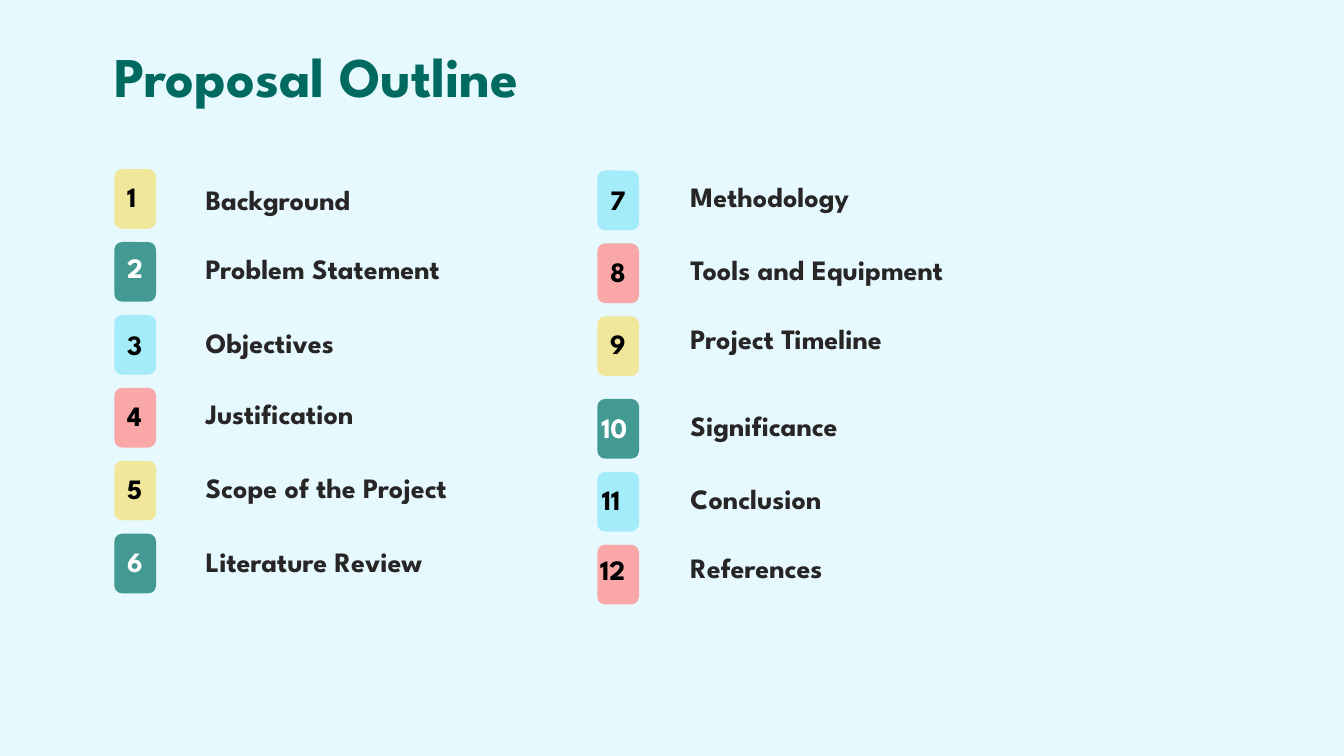
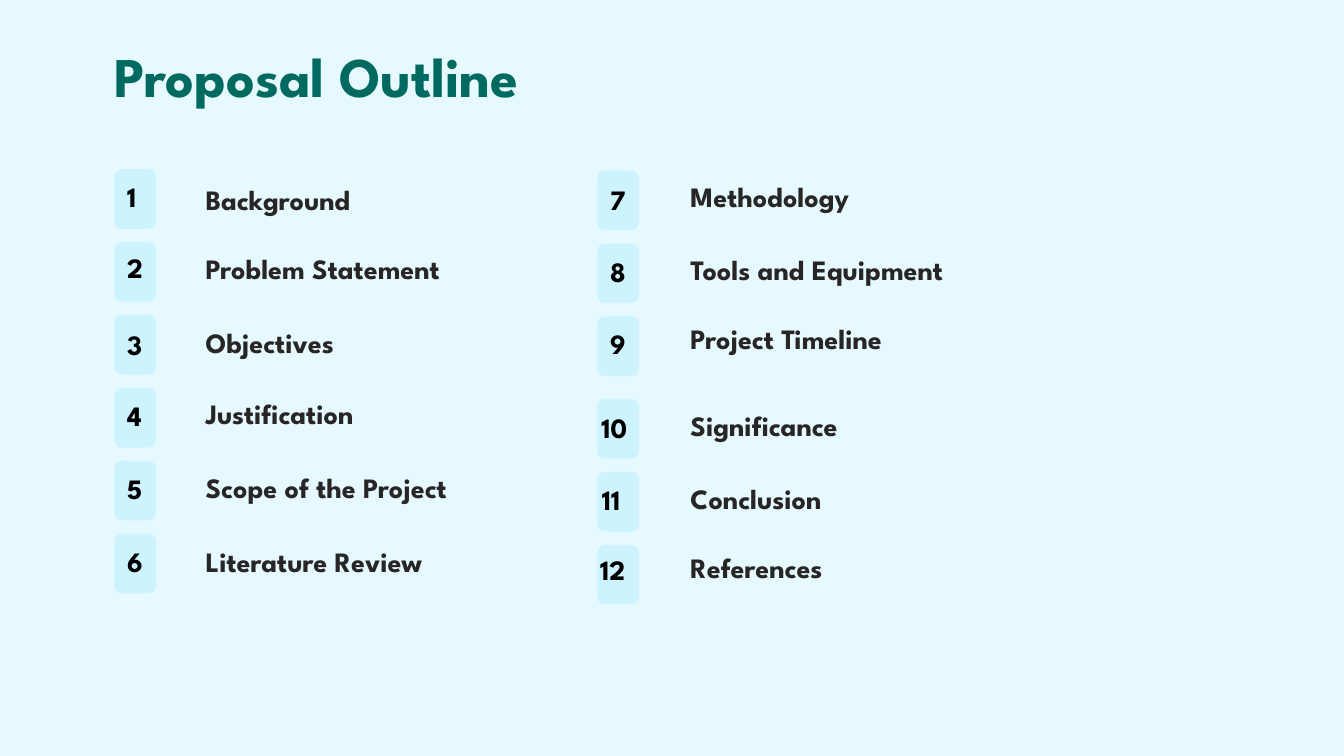
Before and after one commit to sharif-smj/Telecom-engineering-final-year-project, a slide deck: slide 2 of GSM Signal Denoising and Modulation Classification for Rural Uganda.pptx. Drawn at 1344x756 pixels with LibreOffice and Linux fonts; fonts in the diff are those of the drawing. Boxes give left, top, right and bottom in pixels: in the first picture for what was removed or moved away, otherwise in the second. Text is boxed around its words. In the diff, an @@ line names an element or a change of style, - is before the commit and + after.

```diff
--- a/GSM Signal Denoising and Modulation Classification for Rural Uganda.pptx
+++ b/GSM Signal Denoising and Modulation Classification for Rural Uganda.pptx
@@ fill #F1E79A to #CDF3FF in 3 elements at <box>114,169,156,228</box>, <box>114,461,156,521</box>, <box>597,317,639,376</box> @@
@@ fill #429A92 to #CDF3FF in 3 elements at <box>114,242,156,302</box>, <box>114,533,156,593</box>, <box>597,399,639,459</box> @@
@@ text colour #FFFFFF to #000000; fill none to #CDF3FF in 3 elements at <box>127,269,143,288</box>, <box>127,563,143,582</box>, <box>601,428,617,448</box> @@
@@ fill #A4ECF9 to #CDF3FF in 3 elements at <box>114,315,156,375</box>, <box>597,171,639,230</box>, <box>597,472,639,532</box> @@
@@ fill #F9A7A7 to #CDF3FF in 3 elements at <box>114,388,156,448</box>, <box>597,244,639,303</box>, <box>597,545,639,605</box> @@
@@ 9 rectangles: place and size @@
-9 rectangles at <box>127,259,627,580</box>
+9 rectangles at <box>127,269,626,591</box>
@@ fill none to #CDF3FF in 6 elements at <box>127,346,143,365</box>, <box>127,490,143,509</box>, <box>610,272,626,291</box>, <box>610,344,626,364</box>, <box>602,501,618,521</box>, <box>601,571,617,591</box> @@
```
Also in this commit, not shown: 14 other slides changed, 1 slide added, 2 other files.
